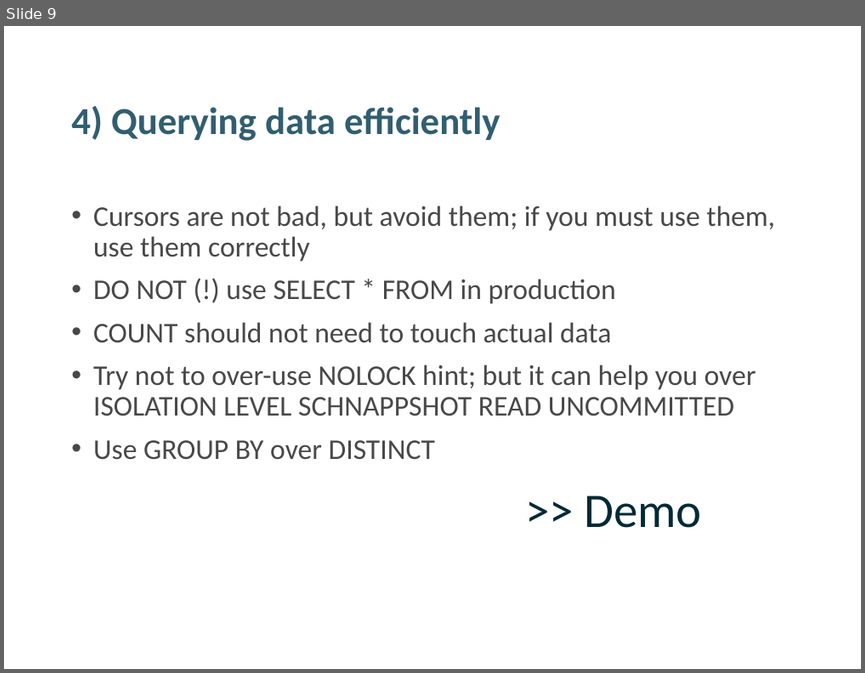
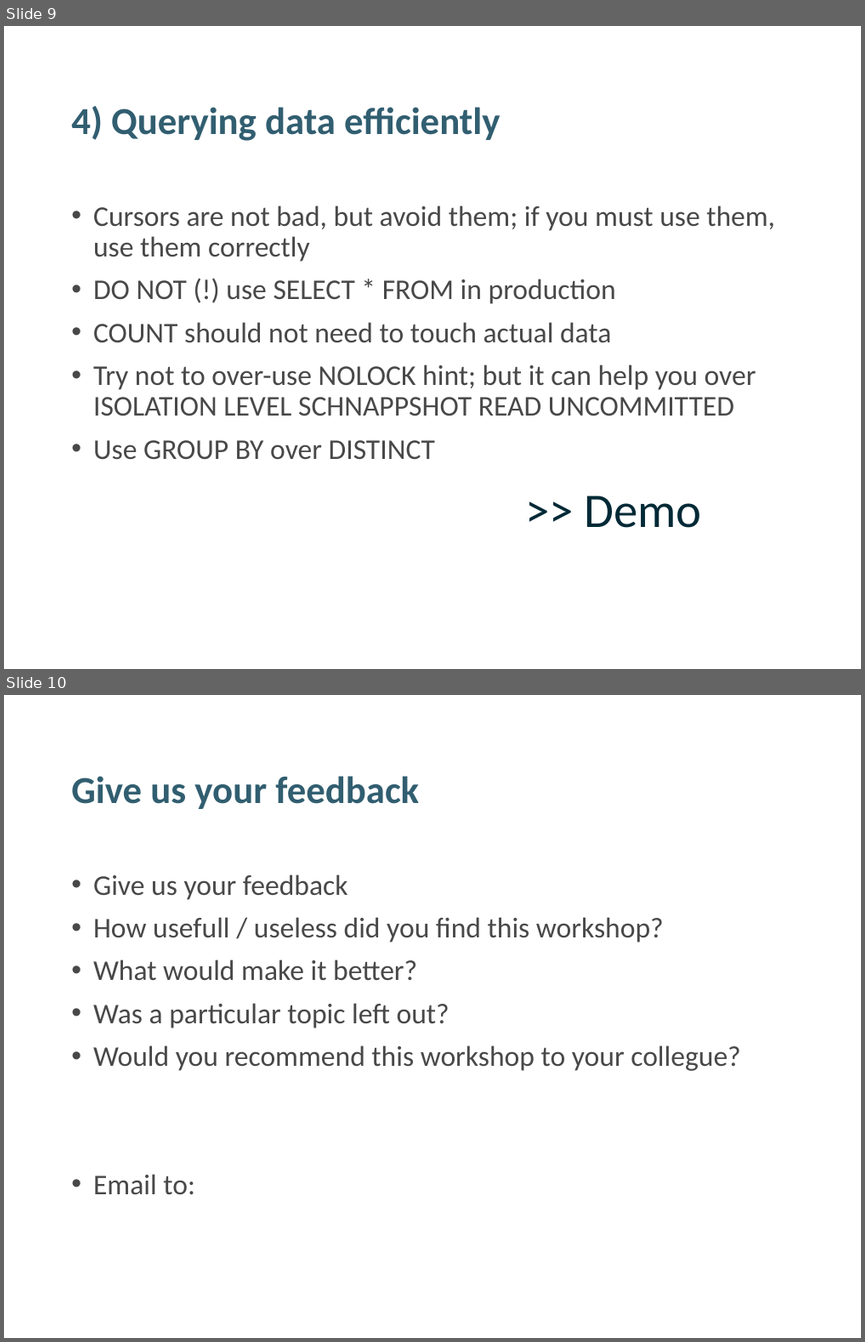
Before and after one commit to tomazgeni/LittleBritain, a slide deck: T-SQL good practices.pptx. Shown one above the other, each under a label of ours: slide 9 before the commit, slides 9 and 10 after it. The pictures are 865x673 and 865x1342 pixels, drawn with LibreOffice and Linux fonts; fonts in the diff are those of the drawing; background and template pictures are left out. Boxes give left, top, right and bottom in pixels: in the first picture for what was removed or moved away, otherwise in the second. Text is boxed around its words. In the diff, an @@ line names an element or a change of style, - is before the commit and + after.

```diff
--- a/T-SQL good practices.pptx
+++ b/T-SQL good practices.pptx
@@ slide 10 added at [4,695,861,1338], background #FFFFFF @@
@@ title added at [71,776,419,809], 32 pt, text #315E70, bold @@
+Give us your feedback
@@ text added at [93,874,740,1194], 24 pt, text #474847 @@
+• Give us your feedback
+• How usefull / useless did you find this workshop?
+• What would make it better?
+• Was a particular topic left out?
+• Would you recommend this workshop to your collegue?
+• Email to:
```
Also in this commit, not shown: 1 slide changed.
